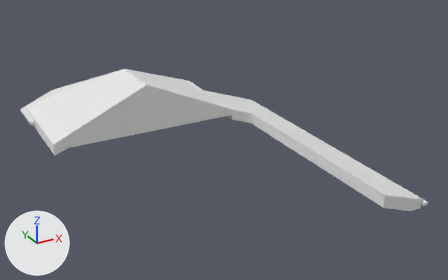
The glTF model na-project-portal/26-Projects/EB03__TheFirs/30__TrueVision__AppContent/DesignPhase01__ConceptDesign__Scheme-01/EB03__Storey__GroundFloor__ExistingRoofs__MeshModel__.glb: old version first, new version second.
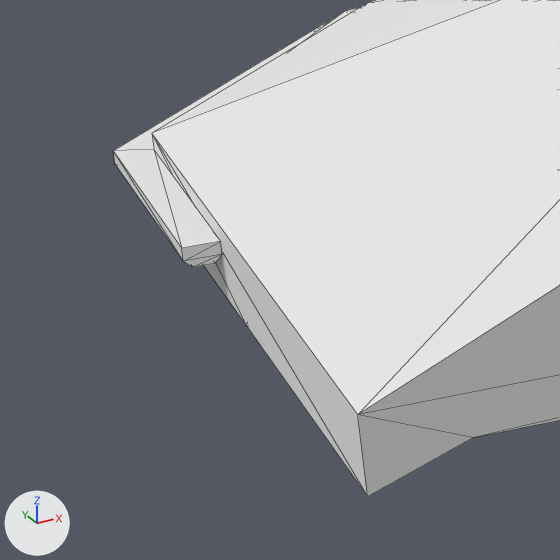
Each version is shown whole from a 50 mm camera at (15.77, 7.09, 7.95) aimed at (21.86, 18.18, 2.41), then close up on the part from 1% to 18% of the width and 32% to 59% of the height. Lighting does not change. The marker at lower left points along +X, +Y and +Z. The last two pictures show the newer version. The close-ups show mesh edges as thin lines. Vertices at exactly the same position are counted once.

The first close-up shows '13__ExistingBuilding__Roofs::Default'.
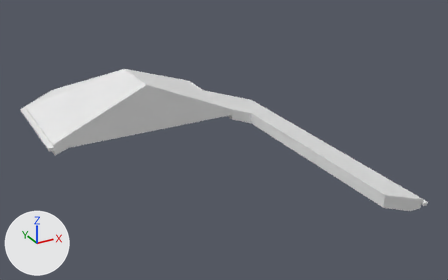
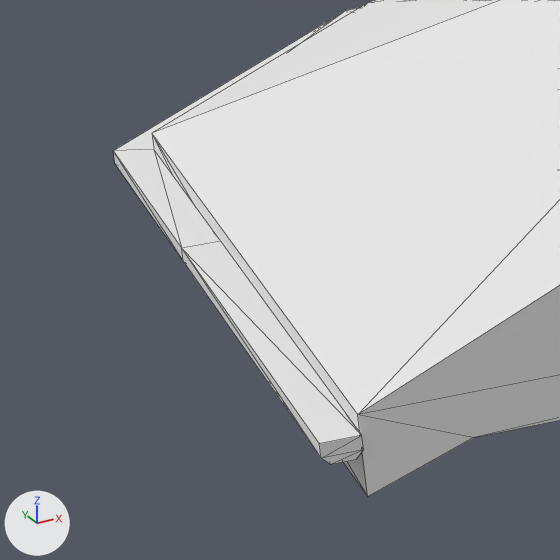
The change, as a diff of the scene's bpy script:
```diff
--- a/na-project-portal/26-Projects/EB03__TheFirs/30__TrueVision__AppContent/DesignPhase01__ConceptDesign__Scheme-01/EB03__Storey__GroundFloor__ExistingRoofs__MeshModel__.glb.py
+++ b/na-project-portal/26-Projects/EB03__TheFirs/30__TrueVision__AppContent/DesignPhase01__ConceptDesign__Scheme-01/EB03__Storey__GroundFloor__ExistingRoofs__MeshModel__.glb.py
@@ me_mesh_0_13__existingbuilding__roofs__default @@
 # used by ob_13__existingbuilding__roofs__default; location = (0.0, 0.0, 0.0)
-me_mesh_0_13__existingbuilding__roofs__default.from_pydata(...)  # 100 vertices, 188 faces; spans x 18.25..24.32, y 14.44..22.9, z 1.88..3.6
+me_mesh_0_13__existingbuilding__roofs__default.from_pydata(...)  # 106 vertices, 200 faces; spans x 18.25..24.32, y 14.44..22.9, z 1.88..3.6
+# me_mesh_0_13__existingbuilding__roofs__default part 1
+# 4 faces are deleted
+# 6 new vertices lie (0.0, -1.67, 0.0) away from vertices in x 18.25..18.37, y 20.89, z 2.51..2.58
+# 16 new faces join them
 me_mesh_0_13__existingbuilding__roofs__default.materials.append(mat_default)
```

Location of each change, (x1, y1, x2, y2) in pixels of the close-ups (560 x 560 px):
part 1 of me_mesh_0_13__existingbuilding__roofs__default, built on
    before: (182, 241, 222, 267)
    after: (182, 241, 363, 464)
